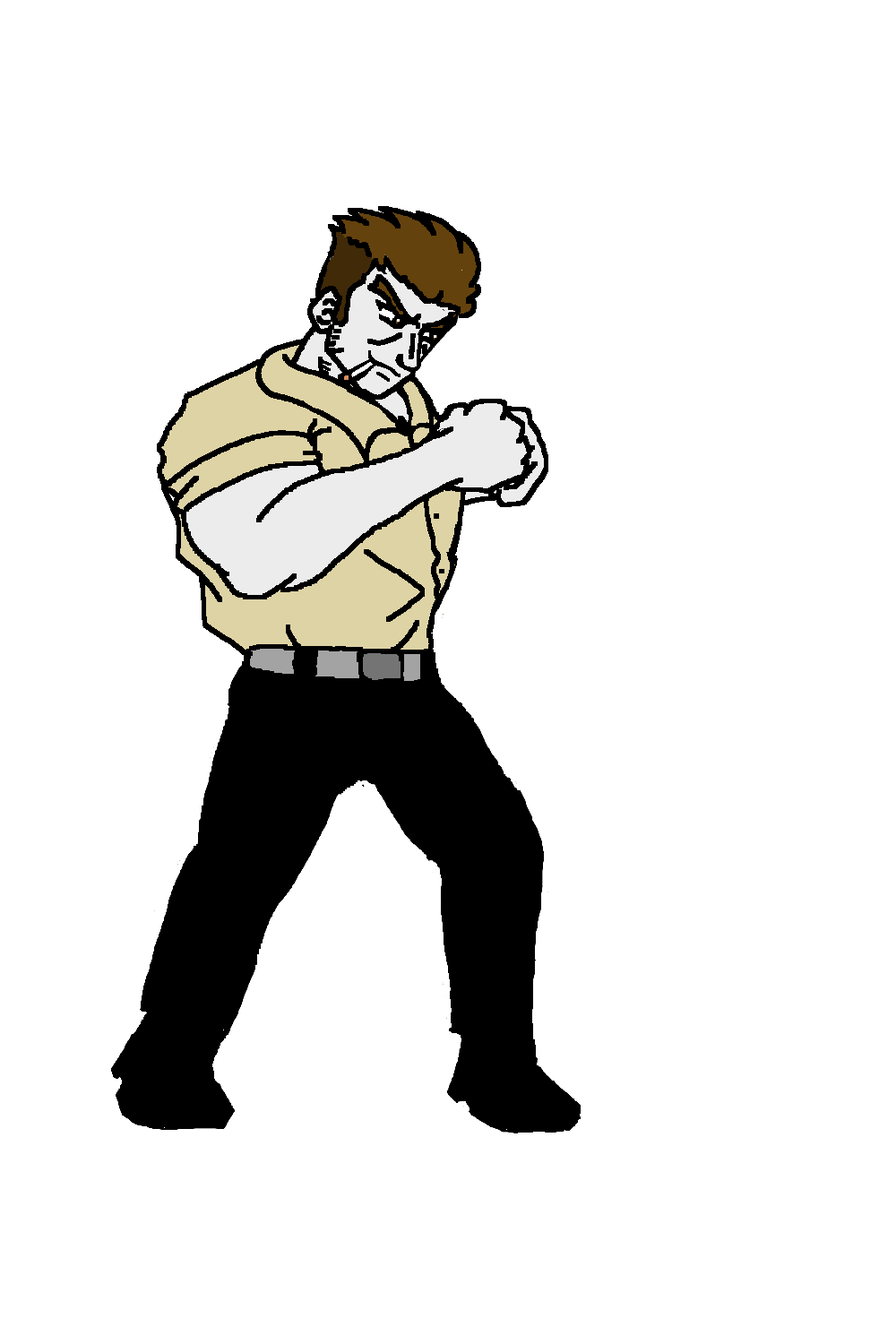
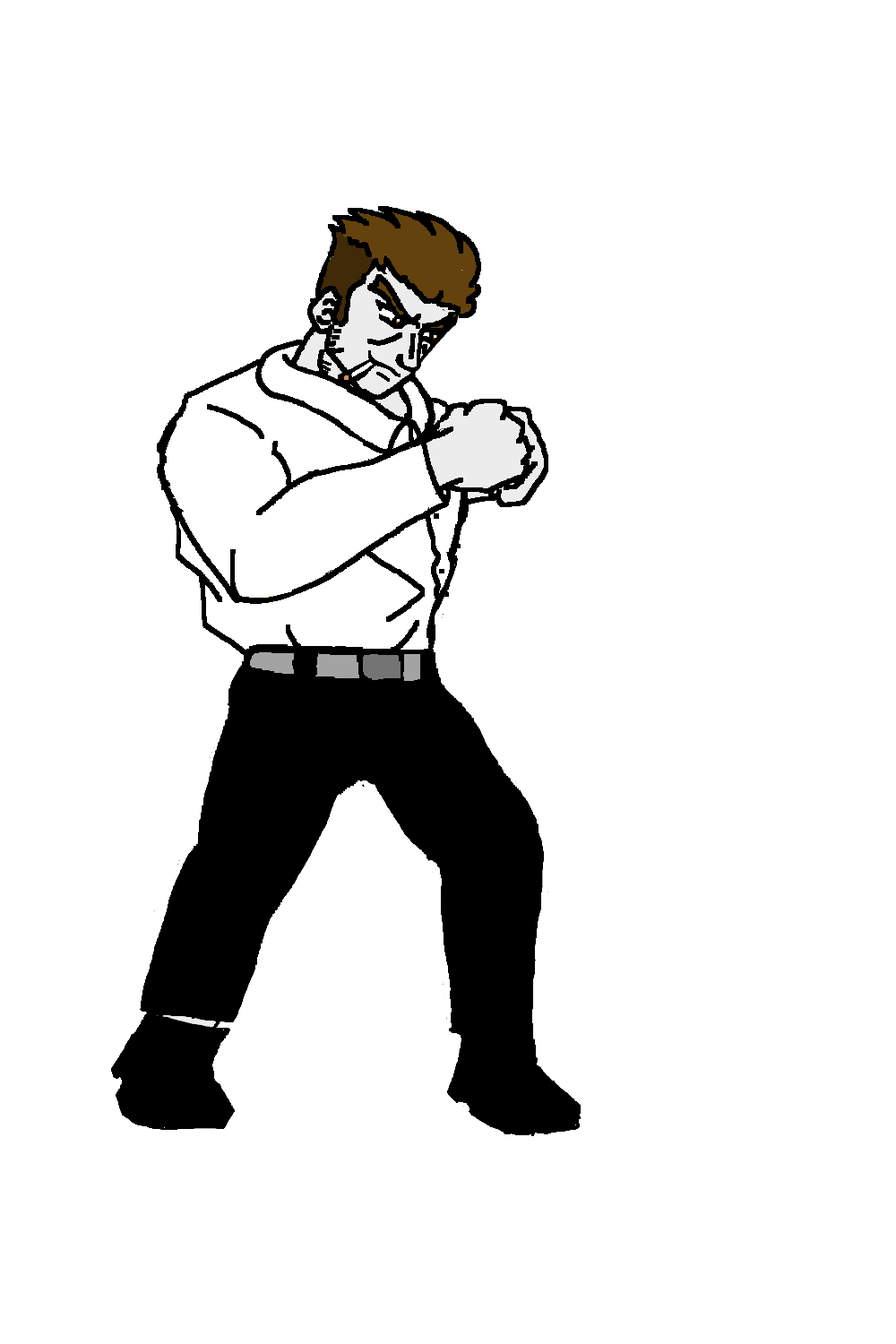
Before/after of a 896 x 1344 layered artwork. What changed in the layer stack:
added layer "Shoes #3" in group "Punch4" over [110, 1014, 580, 1134]
added layer "Pants #3" in group "Punch4" over [116, 646, 549, 1100]
added layer "Shirt3 #2" in group "Punch4" over [159, 339, 466, 661]
added layer "Body #3" in group "Punch4" over [110, 337, 580, 1136]
hid "Color4" over [110, 337, 580, 1134]
